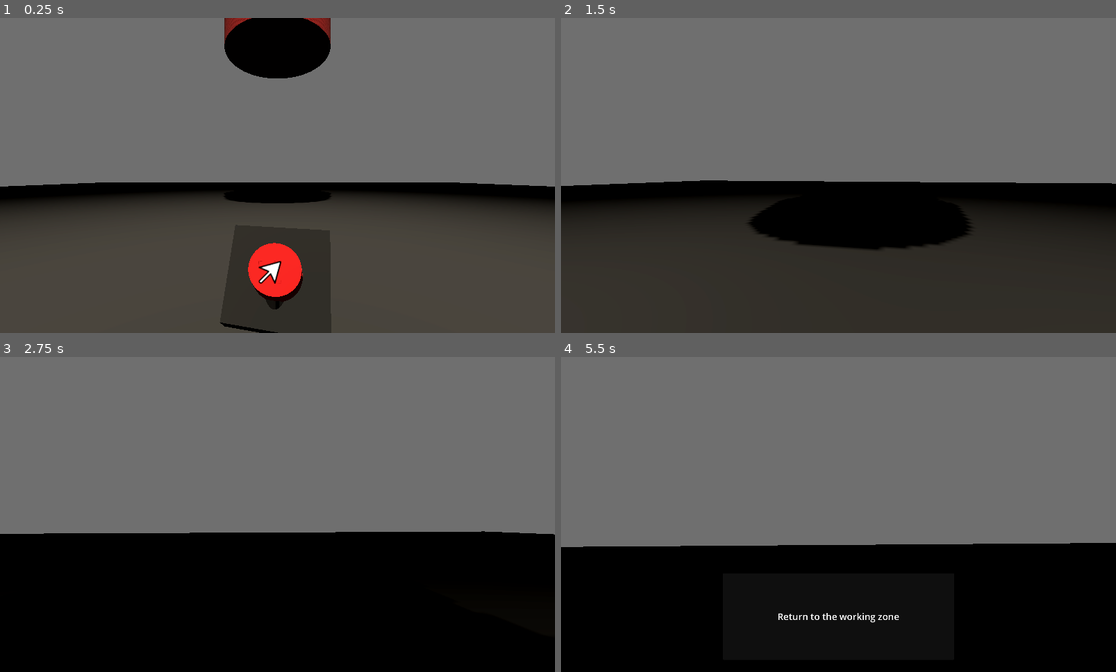
Above: before the commit, frames 1-4 (two rows, left to right).
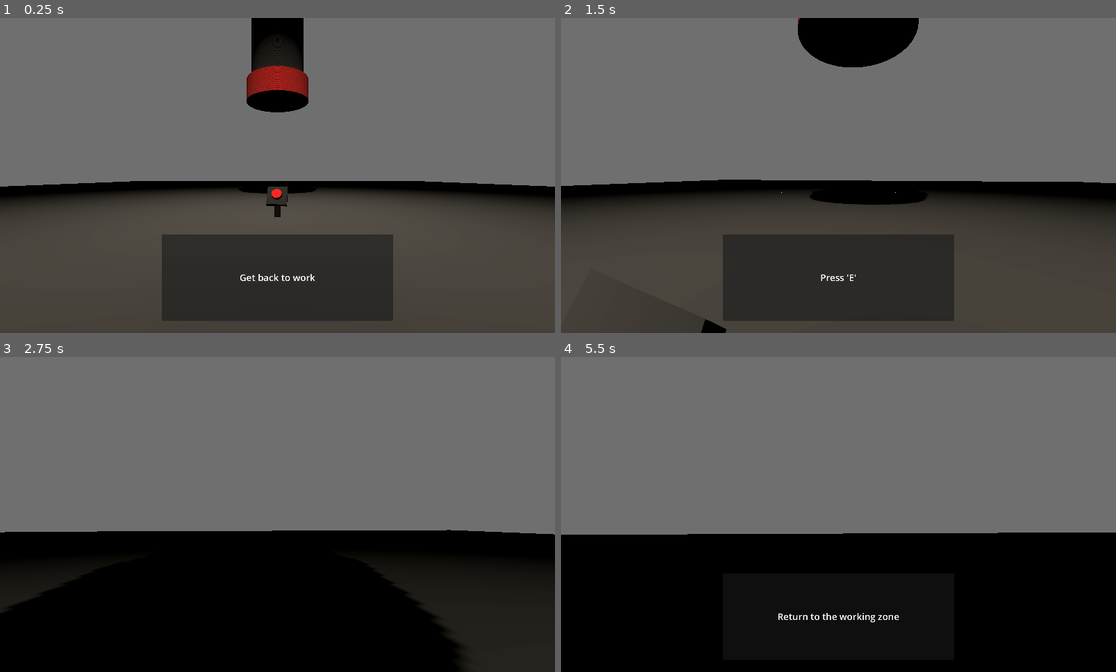
Above: after the commit, the same moments.

Repository: c0sx/ld58
Game: Godot game, scene res://scenes/main.tscn
Two runs of this game, one before a commit and one after it. Both use one fixed random seed, a clock stepped at 60 frames per second and the inputs below.
Inputs (mouse positions are in pixels of both pictures, inside the frame that each line leads up to):
- Up to frame 1 (0.25 s): no input
- Up to frame 2 (1.5 s): tap Enter at 0.5 s; move the mouse to (866, 175) at 0.52 s; hold E (interact) 0.53-1.28 s; hold W (move_forward) from 0.53 s (still down); move the mouse to (810, 175) at 1.27 s; tap E (interact) at 1.35 s
- Up to frame 3 (2.75 s): keep holding W (move_forward); move the mouse to (288, 508) at 2.02 s; hold E (interact) from 2.03 s (still down)
- Up to frame 4 (5.5 s): keep holding W (move_forward); move the mouse to (832, 520) at 2.77 s; release E (interact) at 2.78 s; tap E (interact) at 2.85, 4.35 s; tap Space at 3.5 s; move the mouse to (877, 517) at 3.52 s; hold E (interact) 3.53-4.28 s; move the mouse to (794, 511) at 4.27 s; move the mouse to (844, 514) at 5.02 s; hold E (interact) from 5.03 s (still down)

The runs differ from the first frame. In frame 1, 13% of the frame differs, in the area x 20-80%, y 0-100%; in frame 2, 14%, in the area x 15-100%, y 0-100%; in frame 3, 7.2%; in frame 4, 3.6%.

Commit message:
press the button

Diff:
--- a/player/player.gd
+++ b/player/player.gd
@@ -38,7 +38,8 @@
 	if event is InputEventKey and event.keycode == KEY_ESCAPE:
 		Input.set_mouse_mode(Input.MOUSE_MODE_VISIBLE)
 
-	if event.is_action_pressed("interact") and not event.is_echo():
+	if event.is_action_pressed("interact"):
+		print("interact")
 		_interact()
 
 func set_interactable(interactable: Node3D) -> void:
--- a/scenes/main-scene.gd
+++ b/scenes/main-scene.gd
@@ -3,14 +3,34 @@
 @onready var _ui: MainSceneUI = $UI
 @onready var _working_zone: WorkingZone = $WorkingZone
 @onready var _player: Player = $Player
+@onready var _button: TubeButton = $TubeButton
+
+var _first_interacted = false
 
 func _ready() -> void:
 	_working_zone.enter_working_zone.connect(_on_enter_working_zone)
 	_working_zone.exit_working_zone.connect(_on_exit_working_zone)
 
+	_button.enter_button_area.connect(_on_enter_button_area)
+	_button.exit_button_area.connect(_on_exit_button_area)
+	_button.pressed.connect(_on_button_pressed)
+
+	_ui.welcome_message()
 
 func _on_enter_working_zone() -> void:
-	_ui.hide_return_to_the_working_zone_message()
+	_ui.hide_message()
 
 func _on_exit_working_zone() -> void:
 	_ui.render_return_to_the_working_zone_message()
+
+func _on_enter_button_area() -> void:
+	if not _first_interacted:
+		_ui.render_interact_message()
+
+func _on_exit_button_area() -> void:
+	_ui.hide_message()
+
+func _on_button_pressed() -> void:
+	if not _first_interacted:
+		_first_interacted = true
+		_ui.hide_message()
--- a/scenes/main.tscn
+++ b/scenes/main.tscn
@@ -52,12 +52,12 @@
 [node name="WorkingZone" parent="." instance=ExtResource("1_k2p32")]
 
 [node name="Player" parent="." instance=ExtResource("1_ms8d2")]
-transform = Transform3D(1, 0, 0, 0, 1, 0, 0, 0, 1, 2.08165e-12, 1, 12)
+transform = Transform3D(1, 0, 0, 0, 1, 0, 0, 0, 1, 2.08165e-12, 1, 20)
 
 [node name="Tube" parent="." instance=ExtResource("2_dp1qa")]
 transform = Transform3D(5, 0, 0, 0, 5, 0, 0, 0, 5, 2.08165e-12, 10, 2.08165e-12)
 
-[node name="Button" parent="." instance=ExtResource("3_u0ha8")]
+[node name="TubeButton" parent="." instance=ExtResource("3_u0ha8")]
 transform = Transform3D(-0.223795, 0, -0.974636, 0, 1, 0, 0.974636, 0, -0.223795, 2.08165e-12, 2.08165e-12, 10)
 
 [node name="UI" parent="." instance=ExtResource("6_0dwyr")]
--- a/tube-button/tube-button.gd
+++ b/tube-button/tube-button.gd
@@ -3,18 +3,38 @@
 
 @onready var _area3d: Area3D = $Area3D
 @onready var _cursor: Sprite3D = $Cursor
+@onready var _animation_player: AnimationPlayer = $AnimationPlayer
+
+signal enter_button_area
+signal exit_button_area
+signal pressed
+
+var _animation_pending = false
 
 func _ready() -> void:
 	_area3d.body_entered.connect(_on_enter)
 	_area3d.body_exited.connect(_on_exit)
+	_animation_player.animation_finished.connect(_on_animation_finished)
 
 	_cursor.visible = false
 
 func interact() -> void:
-	print("interact with button")
+	if _animation_pending:
+		return
+
+	_animation_player.play("press_button")
+	emit_signal('pressed')
+	_animation_pending = true
 
 func _on_enter(body) -> void:
-	_cursor.visible = true
+	if body is Player:
+		body.set_interactable(self)
+		emit_signal('enter_button_area')
 
 func _on_exit(body) -> void:
-	_cursor.visible = false
+	if body is Player:
+		body.set_interactable(null)
+		emit_signal('exit_button_area')
+
+func _on_animation_finished(_a) -> void:
+	_animation_pending = false
--- a/tube-button/tube-button.tscn
+++ b/tube-button/tube-button.tscn
@@ -20,6 +20,21 @@
 
 [sub_resource type="CylinderShape3D" id="CylinderShape3D_fty3b"]
 
+[sub_resource type="Animation" id="Animation_oid1b"]
+resource_name = "press_button"
+tracks/0/type = "position_3d"
+tracks/0/imported = false
+tracks/0/enabled = true
+tracks/0/path = NodePath("MeshInstance3D2/MeshInstance3D/MeshInstance3D")
+tracks/0/interp = 1
+tracks/0/loop_wrap = true
+tracks/0/keys = PackedFloat32Array(0, 1, 1, 2.08165e-12, 2.08165e-12, 0.5, 1, 0.4, 2.08165e-12, 2.08165e-12, 1, 1, 1, 2.08165e-12, 2.08165e-12)
+
+[sub_resource type="AnimationLibrary" id="AnimationLibrary_p8bek"]
+_data = {
+"press_button": SubResource("Animation_oid1b")
+}
+
 [node name="TubeButton" type="Node3D"]
 script = ExtResource("1_xfi7o")
 
@@ -29,13 +44,13 @@
 surface_material_override/0 = SubResource("StandardMaterial3D_agbqe")
 
 [node name="MeshInstance3D" type="MeshInstance3D" parent="MeshInstance3D2"]
-transform = Transform3D(0.285728, -1.13189, 0, 0.196141, 1.64888, 0, 0, 0, 3.33333, 0, 1, 0)
+transform = Transform3D(0.285728, -1.13189, 0, 0.196141, 1.64888, 0, 0, 0, 3.33333, 0.225957, 1, 0)
 mesh = SubResource("BoxMesh_ioolh")
 skeleton = NodePath("../..")
 surface_material_override/0 = SubResource("StandardMaterial3D_byu1a")
 
 [node name="MeshInstance3D" type="MeshInstance3D" parent="MeshInstance3D2/MeshInstance3D"]
-transform = Transform3D(-2.18557e-08, -0.5, 1.74393e-16, 0.5, -2.18557e-08, -1.74393e-16, 1.74393e-16, 1.74393e-16, 0.5, 1.0212, 0, 0)
+transform = Transform3D(-1.36929e-07, -0.5, 1.74393e-16, 0.5, -1.49128e-08, -1.74393e-16, 1.74393e-16, 1.74393e-16, 0.5, 1, 2.08165e-12, 2.08165e-12)
 mesh = SubResource("CylinderMesh_4ja8e")
 surface_material_override/0 = SubResource("StandardMaterial3D_ccsxk")
 
@@ -49,3 +64,10 @@
 transform = Transform3D(-1.31134e-08, 1.04636e-16, 0.3, 1.04636e-16, 0.3, -1.04636e-16, -0.3, 1.04636e-16, -1.31134e-08, 0.257488, 1.17362, 0.00704277)
 billboard = 1
 texture = ExtResource("2_ecso0")
+
+[node name="AnimationPlayer" type="AnimationPlayer" parent="."]
+active = false
+libraries = {
+"": SubResource("AnimationLibrary_p8bek")
+}
+autoplay = "press_button"
--- a/tube/tube.tscn
+++ b/tube/tube.tscn
@@ -1,4 +1,9 @@
-[gd_scene load_steps=5 format=3 uid="uid://cd8vh3bcgo2h8"]
+[gd_scene load_steps=6 format=3 uid="uid://cd8vh3bcgo2h8"]
+
+[sub_resource type="GDScript" id="GDScript_yg4ii"]
+script/source = "class_name Tube
+extends Node3D
+"
 
 [sub_resource type="CylinderMesh" id="CylinderMesh_utvtq"]
 
@@ -11,6 +16,7 @@
 albedo_color = Color(0.57, 0, 0, 1)
 
 [node name="Tube" type="Node3D"]
+script = SubResource("GDScript_yg4ii")
 
 [node name="TubeMesh" type="MeshInstance3D" parent="."]
 transform = Transform3D(1, 0, 0, 0, 2, 0, 0, 0, 1, 2.08165e-12, 2, 2.08165e-12)
--- a/ui/ui.gd
+++ b/ui/ui.gd
@@ -4,13 +4,24 @@
 @onready var message: Panel = $MessagePanel
 @onready var label: Label = $MessagePanel/Label
 
+var _timer
+
 func _ready() -> void:
-	message.visible = false
+	#message.visible = false
+	pass
 
 func render_return_to_the_working_zone_message() -> void:
 	label.text = "Return to the working zone"
 	message.visible = true
 
-func hide_return_to_the_working_zone_message() -> void:
+func welcome_message() -> void:
+	label.text = "Get back to work"
+	message.visible = true
+
+func render_interact_message() -> void:
+	label.text = "Press 'E'"
+	message.visible = true
+
+func hide_message() -> void:
+	message.visible = false
 	label.text = ""
-	message.visible = false
--- a/work-zone/work-zone.gd
+++ b/work-zone/work-zone.gd
@@ -23,7 +23,7 @@
 		remove_child(area_mesh)
 		area_mesh = null
 
-	emit_signal('enter_working_zone')
+		emit_signal('enter_working_zone')
 
 func _on_exit(_body) -> void:
 	var material = StandardMaterial3D.new()
Not shown: 1 places in tube-button/tube-button.tscn that only renumber resources
